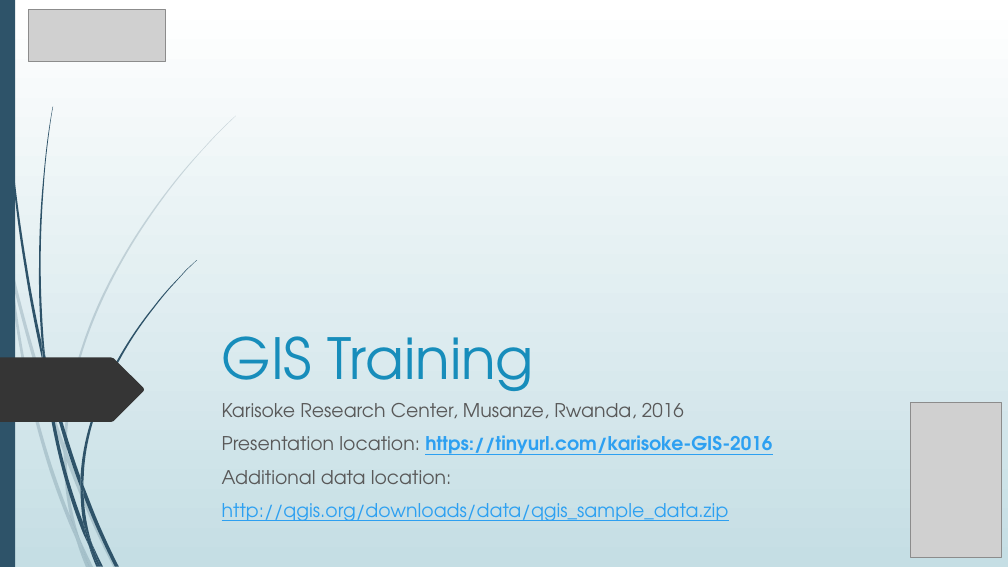
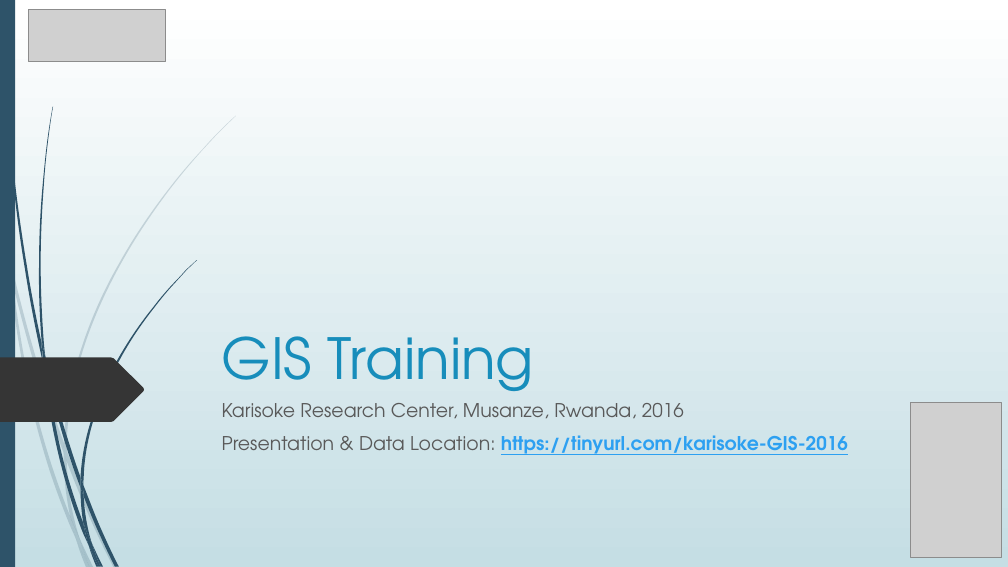
Before and after one commit to cleveland-metroparks/karisoke_2016, a slide deck: slide 1 of GIS Training.pptx. Drawn at 1008x567 pixels with LibreOffice and Linux fonts; fonts in the diff are those of the drawing; grey boxes stand for pictures. Boxes give left, top, right and bottom in pixels: in the first picture for what was removed or moved away, otherwise in the second. Text is boxed around its words. In the diff, an @@ line names an element or a change of style, - is before the commit and + after.

```diff
--- a/GIS Training.pptx
+++ b/GIS Training.pptx
@@ subtitle at (x1=222, y1=435, x2=848, y2=455): text changed; bold on @@
-Presentation location: https://tinyurl.com/karisoke-GIS-2016
-Additional data location:
-http://qgis.org/downloads/data/qgis_sample_data.zip
+Presentation & Data Location: https://tinyurl.com/karisoke-GIS-2016
```
Also in this commit, not shown: 1 slide added.
